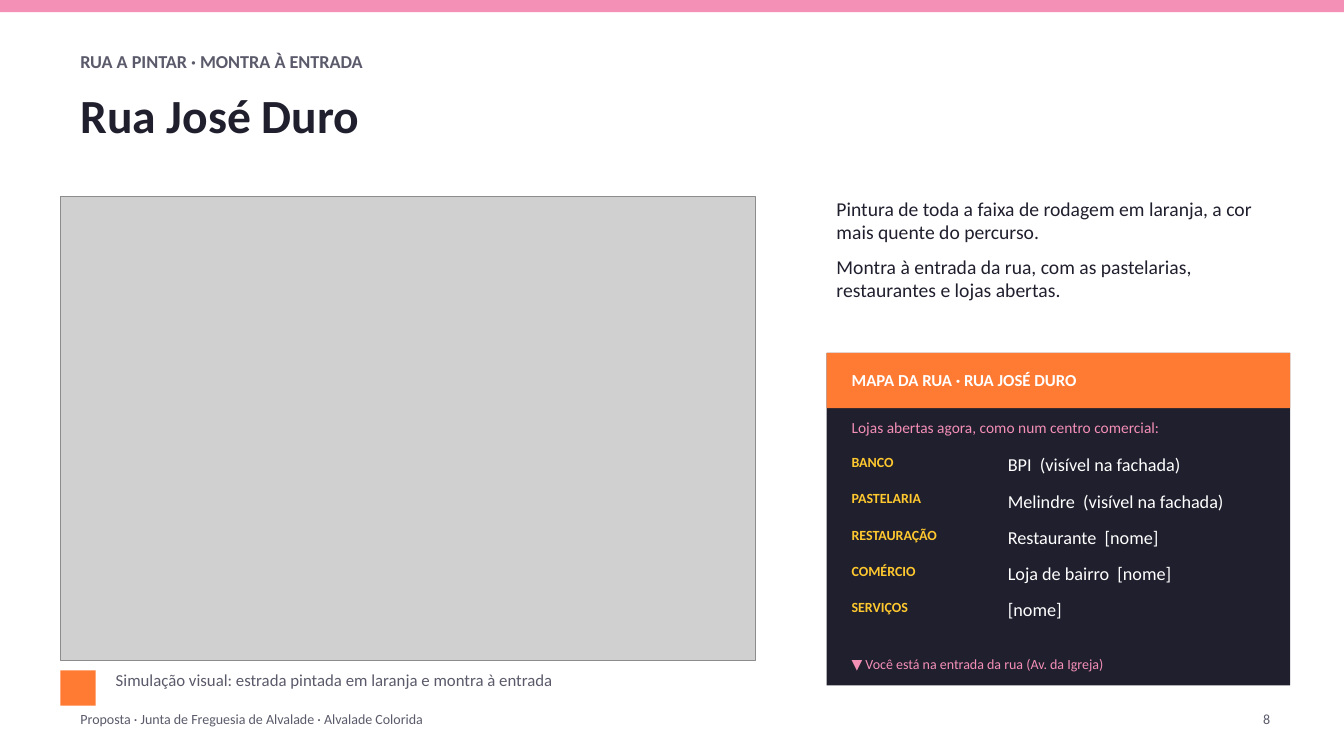
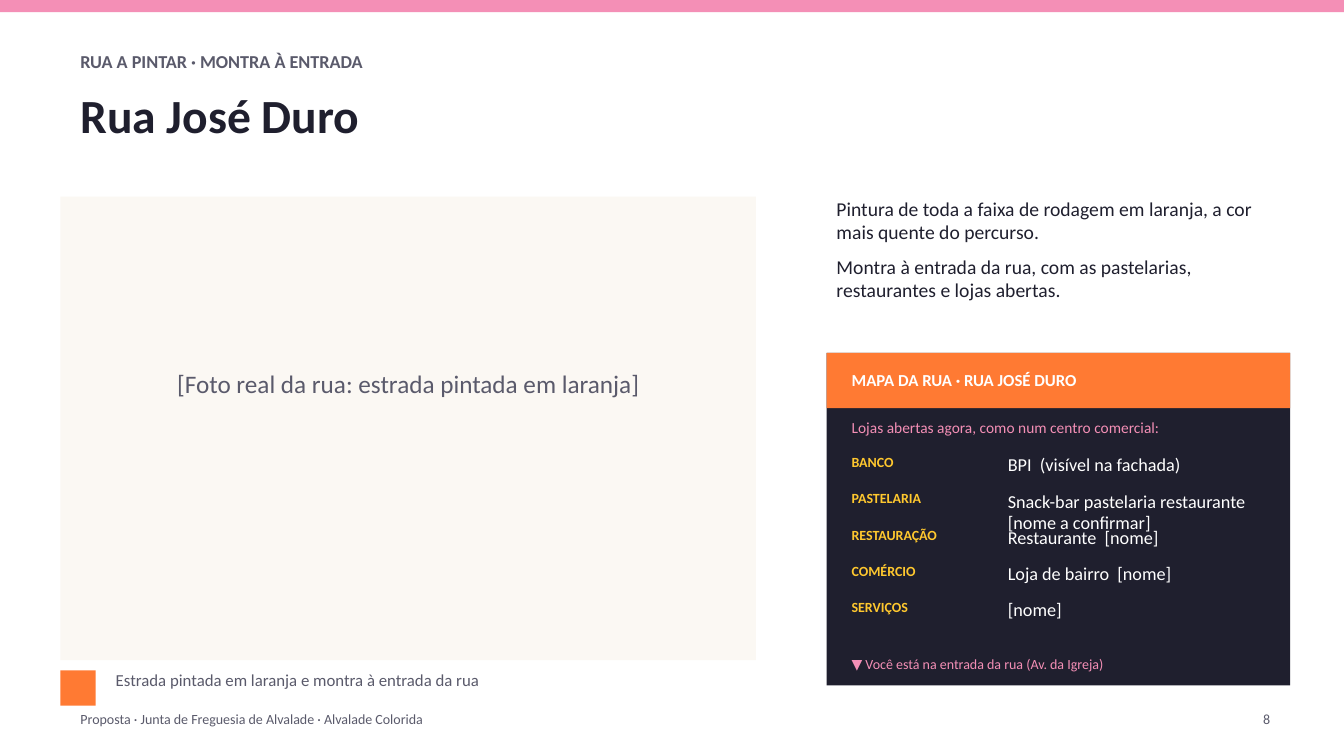
Before and after one commit to zavricardo-debug/travelsites, a slide deck: slide 8 of propostas/alvalade/Proposta_Alvalade_Colorida.pptx. Drawn at 1344x756 pixels with LibreOffice and Linux fonts; fonts in the diff are those of the drawing; grey boxes stand for pictures. Boxes give left, top, right and bottom in pixels: in the first picture for what was removed or moved away, otherwise in the second. Text is boxed around its words. In the diff, an @@ line names an element or a change of style, - is before the commit and + after.

Commit message:
Street slides: one rainbow colour per street, red for Acácio Paiva, photo slots, shop names to confirm

```diff
--- a/propostas/alvalade/Proposta_Alvalade_Colorida.pptx
+++ b/propostas/alvalade/Proposta_Alvalade_Colorida.pptx
@@ picture removed at (60,197,756,660) @@
@@ rectangle added at (60,197,756,660), fill #FBF8F3 @@
@@ text added at (177,375,639,398), 18 pt, text #5A5A6B @@
+[Foto real da rua: estrada pintada em laranja]
@@ text at (1008,495,1245,535): text changed @@
-Melindre (visível na fachada)
+Snack-bar pastelaria restaurante [nome a confirmar]
@@ text at (116,674,479,689): text changed @@
-Simulação visual: estrada pintada em laranja e montra à entrada
+Estrada pintada em laranja e montra à entrada da rua
```
Also in this commit, not shown: 3 other slides changed, 1 other file.
